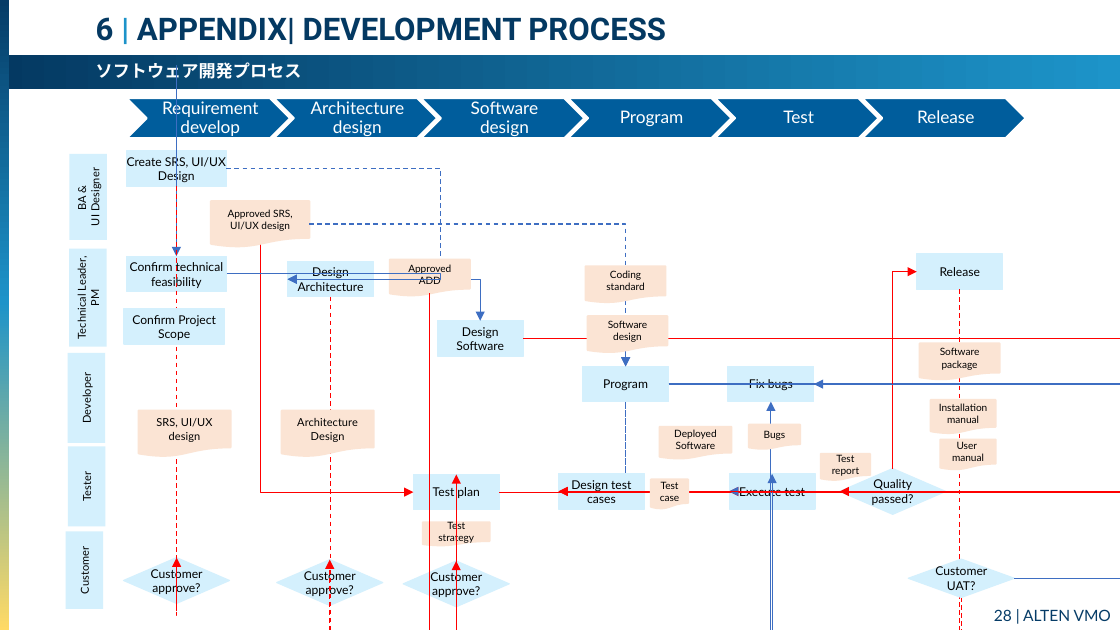
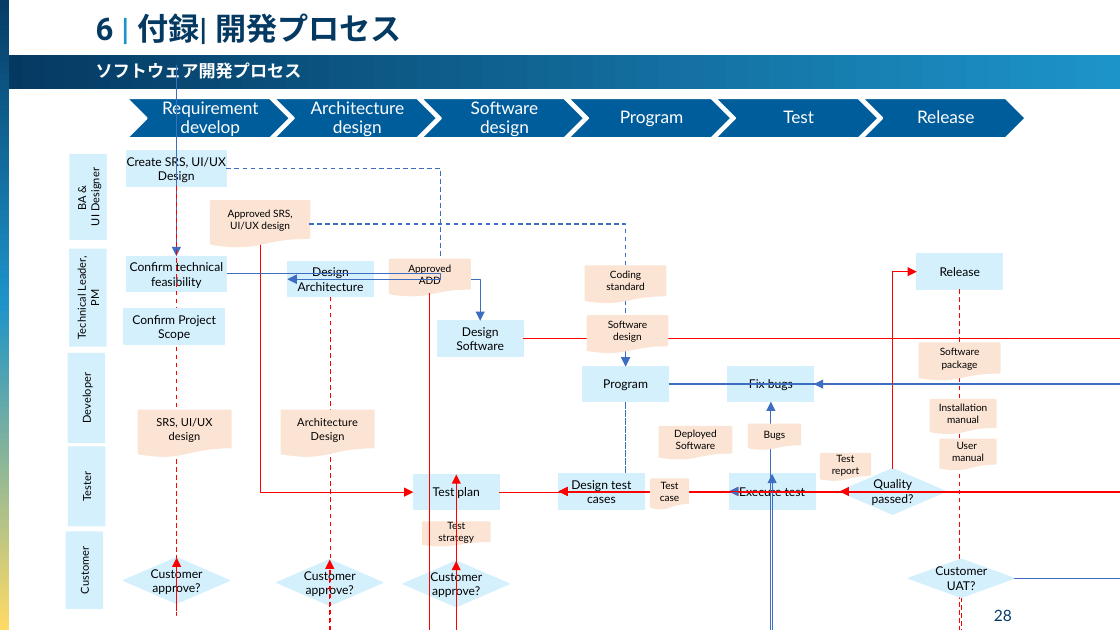
Before and after one commit to sslakd/Utility-app, a slide deck: slide 28 of Fujifilm_ODC_Proposal_JP.pptx. Drawn at 1120x630 pixels with LibreOffice and Linux fonts; fonts in the diff are those of the drawing. Boxes give left, top, right and bottom in pixels: in the first picture for what was removed or moved away, otherwise in the second. Text is boxed around its words. In the diff, an @@ line names an element or a change of style, - is before the commit and + after.

```diff
--- a/Fujifilm_ODC_Proposal_JP.pptx
+++ b/Fujifilm_ODC_Proposal_JP.pptx
@@ text at [96, 13, 402, 44]: text changed @@
-6 | APPENDIX| DEVELOPMENT PROCESS
+6 | 付録| 開発プロセス
@@ page number at [994, 609, 1012, 621]: text changed @@
-28 | ALTEN VMO
+28
```
Also in this commit, not shown: 20 other slides changed, 1 slide added, 1 slide removed.
